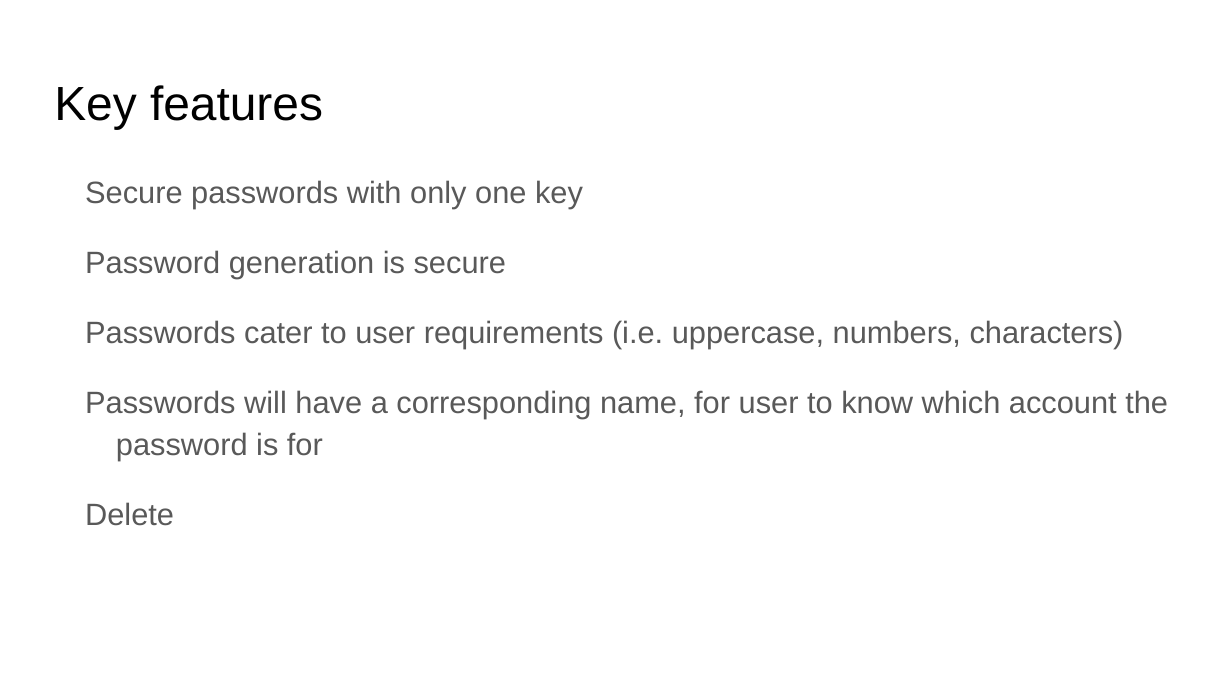
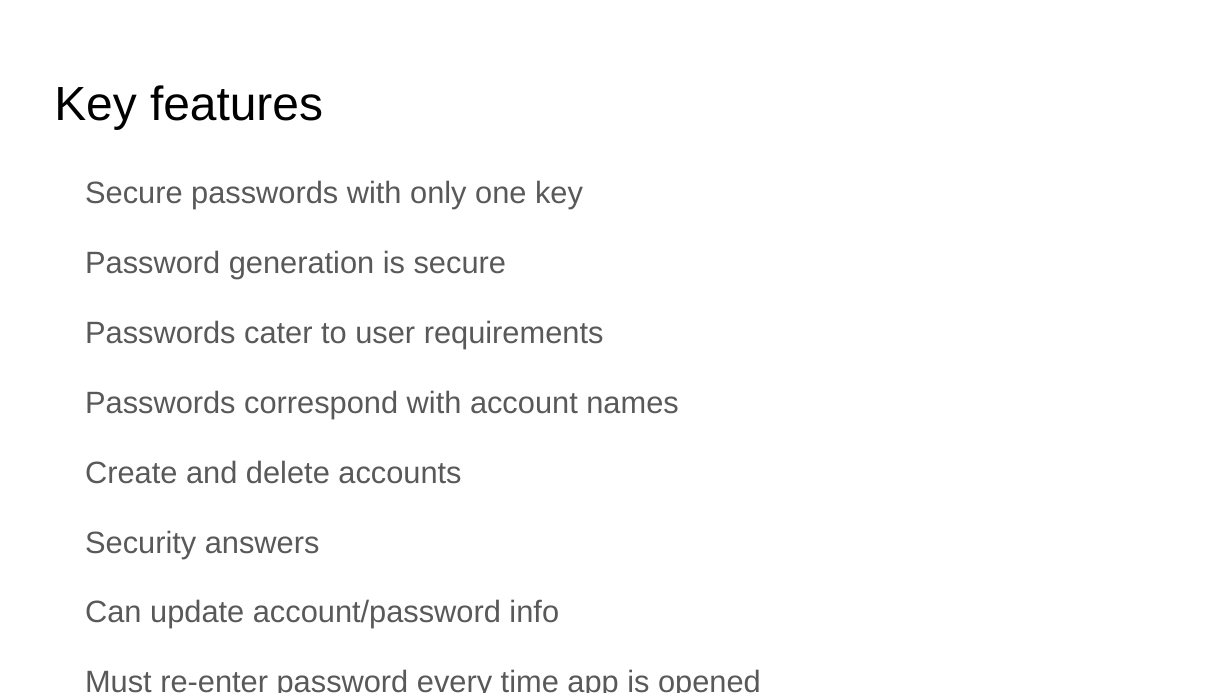
Before and after one commit to LeiLiu95/Password-Protector, a slide deck: slide 3 of Project Presentation.pptx. Drawn at 1232x693 pixels with LibreOffice and Linux fonts; fonts in the diff are those of the drawing. Boxes give left, top, right and bottom in pixels: in the first picture for what was removed or moved away, otherwise in the second. Text is boxed around its words. In the diff, an @@ line names an element or a change of style, - is before the commit and + after.

Commit message:
Add files via upload
updated powerpoint

```diff
--- a/Project Presentation.pptx
+++ b/Project Presentation.pptx
@@ text at <box>85,320,761,693</box>: text changed @@
-Passwords cater to user requirements (i.e. uppercase, numbers, characters)
-Passwords will have a corresponding name, for user to know which account the password is for
-Delete
+Passwords cater to user requirements
+Passwords correspond with account names
+Create and delete accounts
+Security answers
+Can update account/password info
+Must re-enter password every time app is opened
+No internet access required
```
Also in this commit, not shown: 3 other slides changed.
